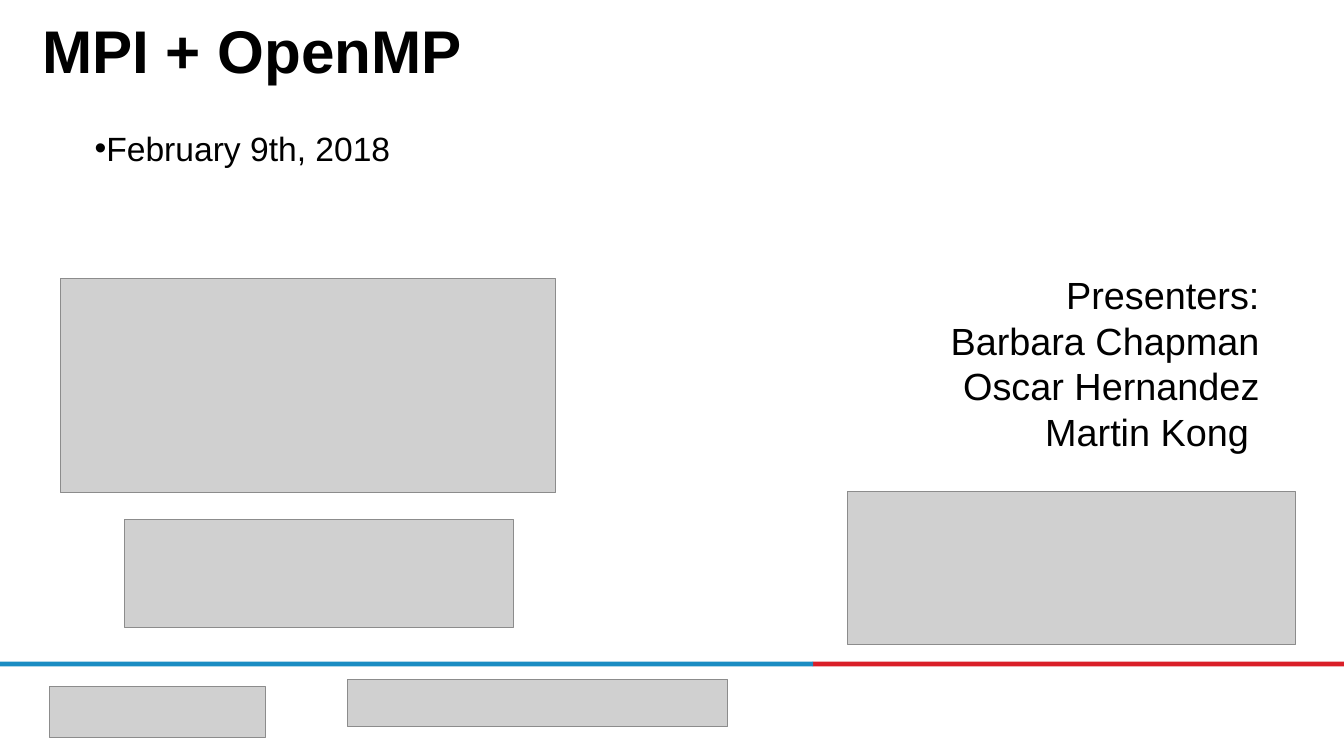
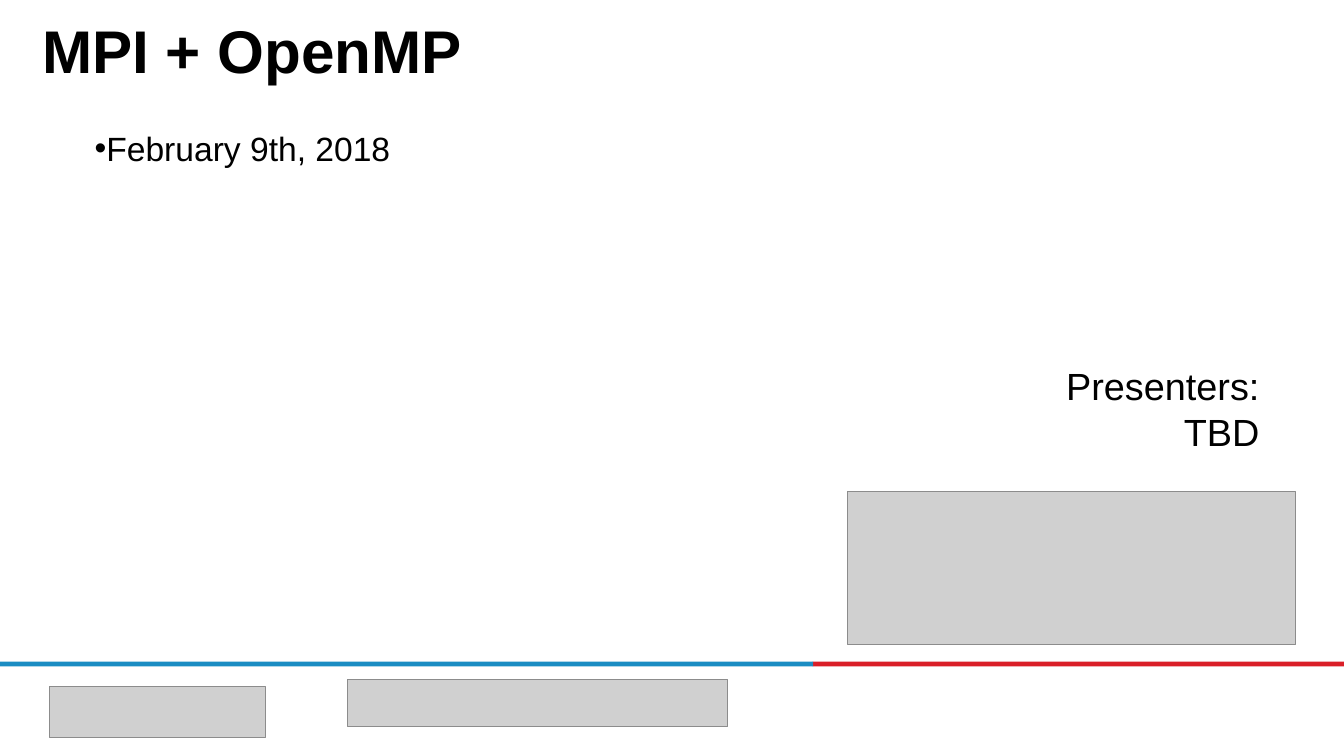
Before and after one commit to kongm/ecp-openmp-material, a slide deck: slide 1 of MPI-OpenMP-tutorial.pptx. Drawn at 1344x756 pixels with LibreOffice and Linux fonts; fonts in the diff are those of the drawing; grey boxes stand for pictures; background and template pictures are left out. Boxes give left, top, right and bottom in pixels: in the first picture for what was removed or moved away, otherwise in the second. Text is boxed around its words. In the diff, an @@ line names an element or a change of style, - is before the commit and + after.

```diff
--- a/MPI-OpenMP-tutorial.pptx
+++ b/MPI-OpenMP-tutorial.pptx
@@ picture removed at box(60, 278, 556, 493) @@
@@ text at box(1184, 420, 1260, 446): text changed @@
-Barbara Chapman
-Oscar Hernandez
-Martin Kong
+TBD
@@ picture removed at box(124, 520, 514, 627) @@
```
Also in this commit, not shown: 14 other slides changed, 16 slides added, 2 slides removed.
